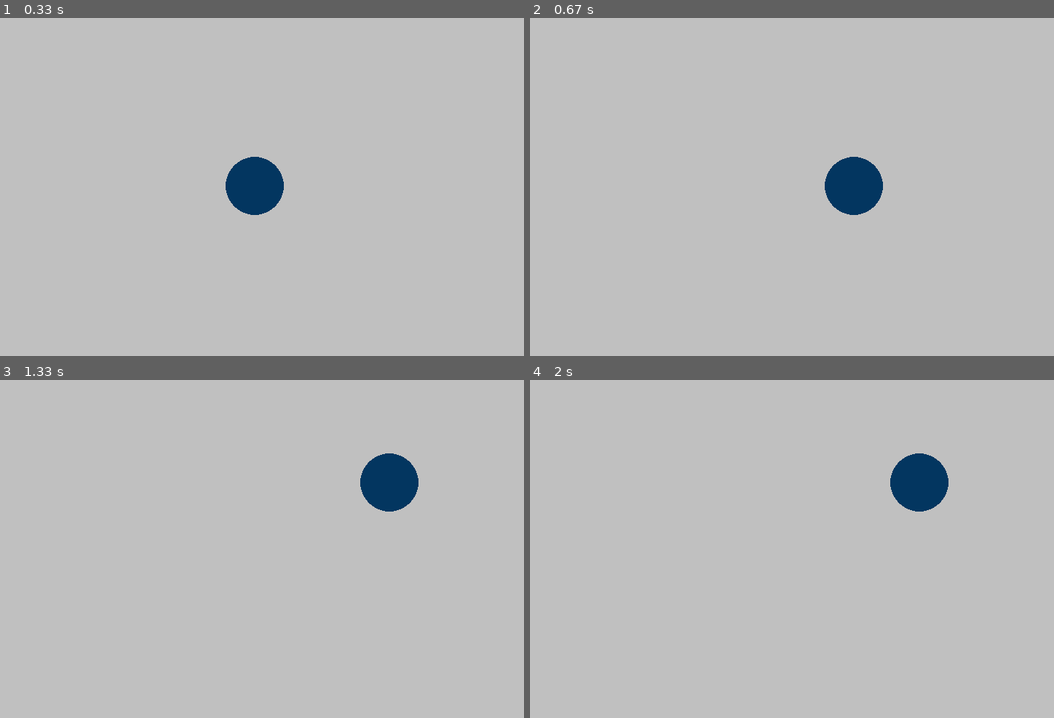
Above: before the commit, frames 1-4 (two rows, left to right).
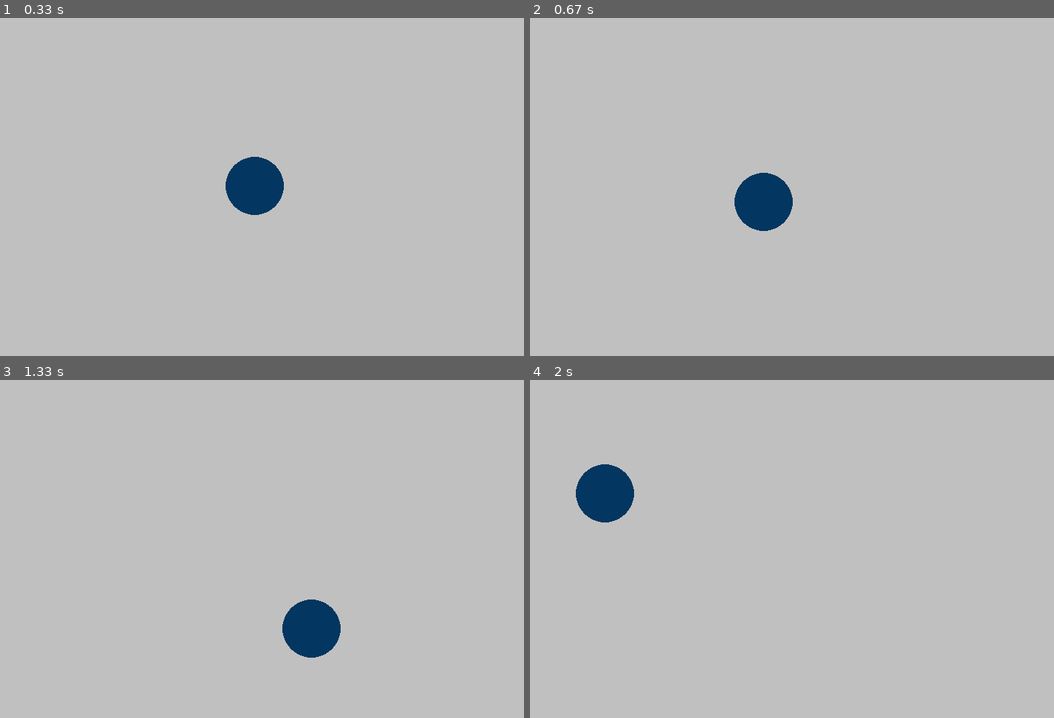
Above: after the commit, the same moments.

Repository: naimul-hasan-sabbir/Feed_Aspen_Game_pygame
Game: pygame game, started from game.py
Two runs of this game, one before a commit and one after it. Both use one fixed random seed, a clock stepped at 60 frames per second and the inputs below.
Inputs (mouse positions are in pixels of both pictures, inside the frame that each line leads up to):
- Up to frame 1 (0.33 s): no input
- Up to frame 2 (0.67 s): hold Right from 0.33 s (still down); move the mouse to (765, 200) at 0.37 s
- Up to frame 3 (1.33 s): release Right at 0.8 s; hold Up 0.83-1.13 s; move the mouse to (115, 552) at 0.87 s; hold Right from 1.17 s (still down); move the mouse to (309, 630) at 1.2 s
- Up to frame 4 (2 s): release Right at 1.63 s; hold Left from 1.67 s (still down); move the mouse to (603, 494) at 1.7 s

Frame 1 is identical in both runs. In frame 2, 3.0% of the frame differs, in the area x 39-68%, y 41-64%; in frame 3, 3.0%; in frame 4, 3.0%.

Commit message:
mouse event

Diff:
--- a/game.py
+++ b/game.py
@@ -34,6 +34,14 @@
     if keys[pygame.K_RIGHT]:
         player_pos.x += 300 * dt
 
+    #use the mouse
+    if event.type == pygame.MOUSEMOTION:
+        pos = pygame.mouse.get_pos()
+
+        player_pos.x = pos[0]
+        player_pos.y = pos[1]
+
+
     #flip the display
     pygame.display.flip()
 
